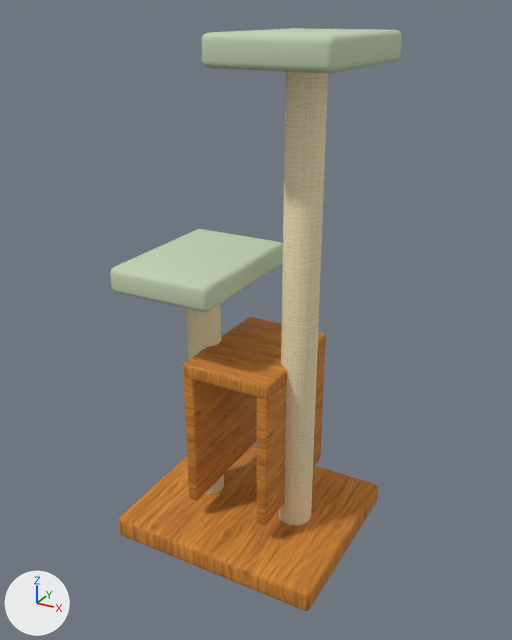
A saved change to the glTF model public/models/furniture/cat-tree.glb.
Rendered twice from a 50 mm lens placed at (0.894, -1.601, 1.498), pointed at (0.015, -0.004, 0.699). The axes (+X, +Y, +Z) are drawn at lower left. The lights are the same throughout. The first picture is the older version.

The first picture shows 'cat-tree'.
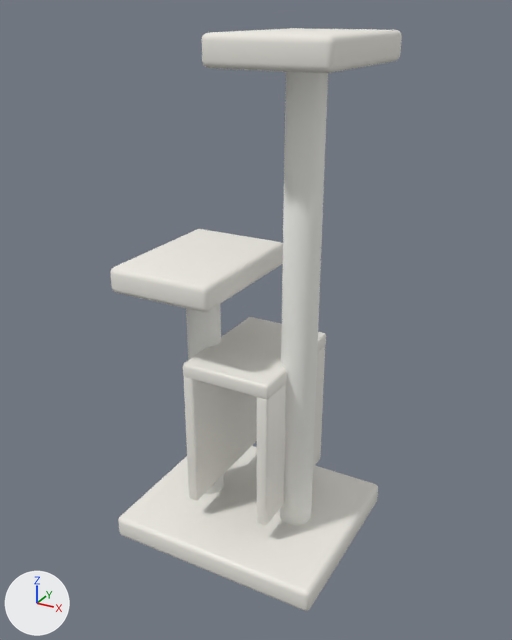
The edits, one by one:
In material 'wood-honey-textured' (mat_wood_honey_textured), texture is no longer img_handpainted_honey_oak.
In material 'wood-honey-textured' (mat_wood_honey_textured), base_color is now set to (0.86, 0.84, 0.78), white #efece5.
In material 'wood-honey-textured' (mat_wood_honey_textured), roughness goes from 0.82 to 0.47.
In material 'linen-textured' (mat_linen_textured), texture is no longer img_handpainted_cream_linen.
In material 'linen-textured' (mat_linen_textured), base_color is now set to (0.9, 0.9, 0.86), white #f3f3ef.
In material 'linen-textured' (mat_linen_textured), roughness goes from 0.98 to 0.94.
Material 'upholstery-textured' (mat_upholstery_textured) changes colour from pale green #c5d3b3 to white #efece5; in linear values from (0.56, 0.65, 0.45) to (0.86, 0.84, 0.78).

Location of each change, (x1, y1, x2, y2) in pixels of the pictures (512 x 640 px):
'cat-tree', surface changed, recoloured (brown to white): (110, 28, 402, 611) in both
